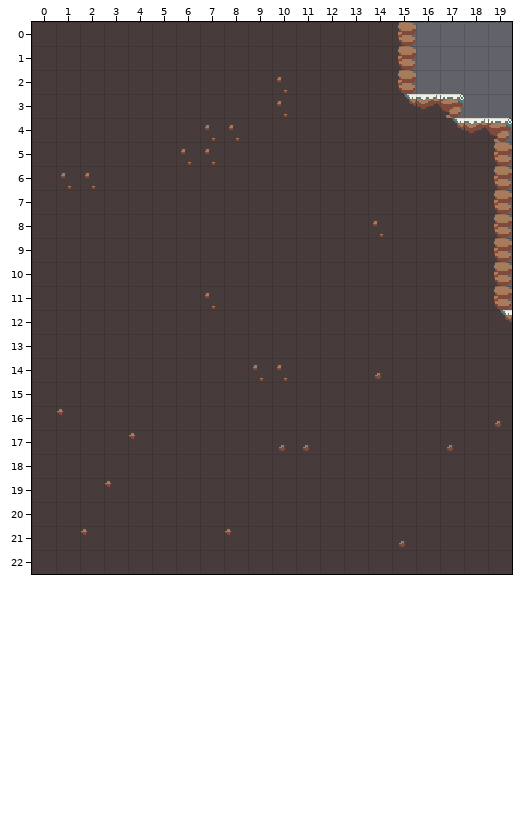
Two versions of a level (Tiled map, Nazdar.Shared/Content/Envs/left_snow.tmx). The picture above is the old version.
Cells are 16x16 px. Shown: x 0..19, y 0..22.
After the commit:
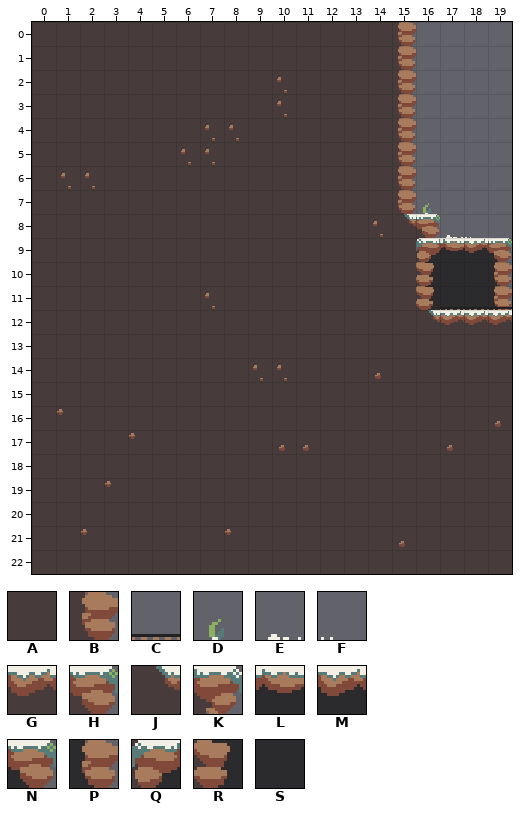
Key: from "tileset": A 100, B 102, C 162, D 229, E 230, F 231, G 260, H 261, J 293, K 294, L 365, M 366, N 367, P 399, Q 428, R 460, S 462.
_ is an empty cell.
Tiles replaced or removed in this view: A, B, G, J, K.
What changed:
Changed rows in their new state; . is an unchanged cell.
Layer "background":
first column x 16:
 9 QLMN
10 RSSP
11 RSSP
Layer "ground":
first column x 15:
 3 B__..
 4 B____
 5 B____
 6 B____
 7 BD___
 8 JHEF_
 9 .____
10 .____
11 ._CCC
12 .JGGG
Boxes around the changes in both pictures, in picture pixels (x1, y1, x2, y2):
changed: (398, 94, 512, 325)
